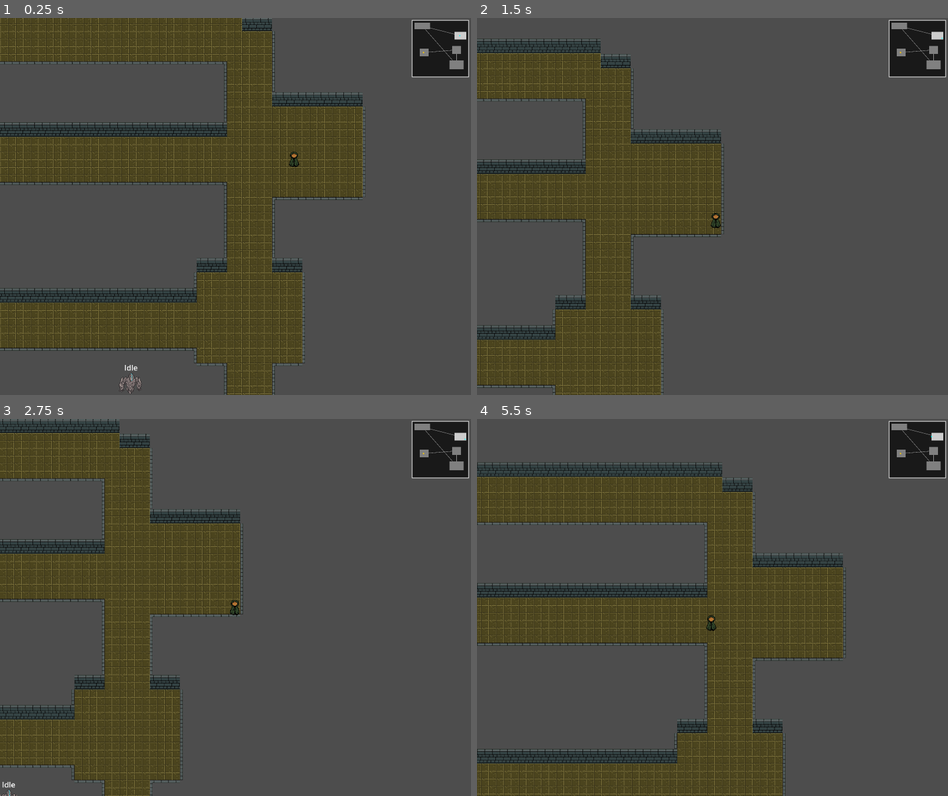
Above: before the commit, frames 1-4 (two rows, left to right).
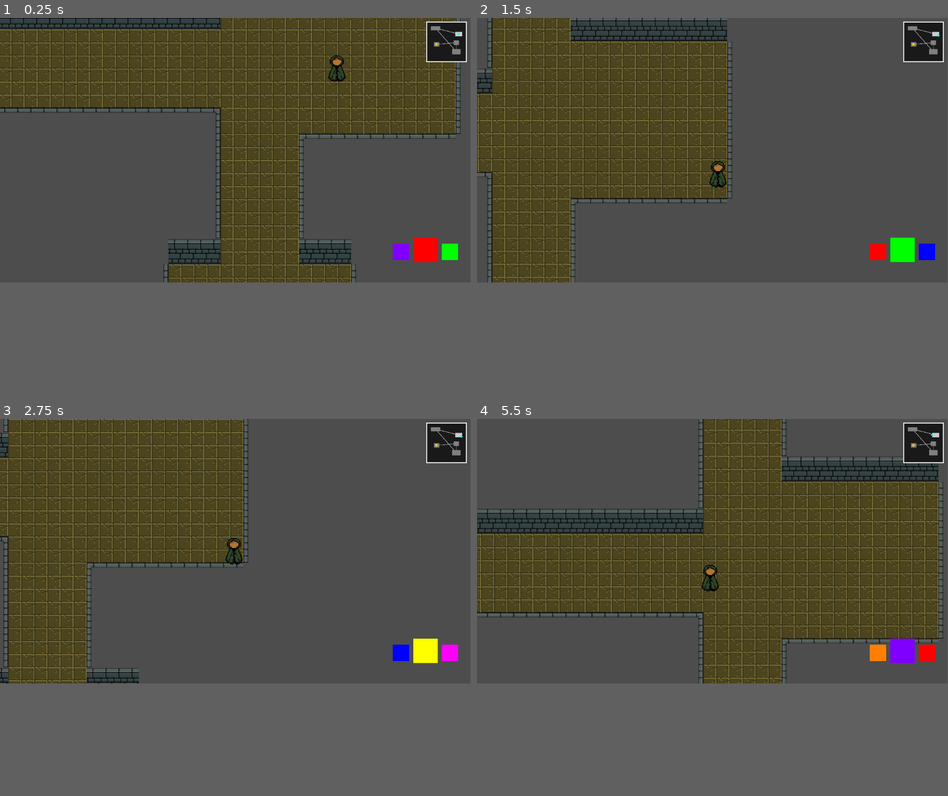
Above: after the commit, the same moments.

Repository: afilipovski/masked-descent
Game: Godot game, scene res://scenes/main.tscn
The game is run twice, just before and just after one commit, with the same random seed, the same clock (stepped at 60 frames per second) and the same inputs.
Inputs:
- Up to frame 1 (0.25 s): no input
- Up to frame 2 (1.5 s): hold D (move_right) 0.53-1.28 s; hold Tab (cycle_mask, bound only after the commit) 0.53-1.28 s; hold S (move_down) from 1.28 s (still down); tap Shift (sprint) at 1.35 s
- Up to frame 3 (2.75 s): tap Tab (cycle_mask, bound only after the commit) at 1.55 s; release S (move_down) at 2.03 s; hold D (move_right) from 2.03 s (still down); hold Tab (cycle_mask, bound only after the commit) from 2.03 s (still down)
- Up to frame 4 (5.5 s): release D (move_right) at 2.78 s; release Tab (cycle_mask, bound only after the commit) at 2.78 s; hold W (move_up) 2.78-3.53 s; tap Tab (cycle_mask, bound only after the commit) at 2.85, 4.35 s; hold Tab (cycle_mask, bound only after the commit) 3.53-4.28 s; hold A (move_left) 3.53-5.03 s; tap Shift (sprint) at 3.6 s; hold S (move_down) from 5.03 s (still down); hold Tab (cycle_mask, bound only after the commit) from 5.03 s (still down)
In our replay, the window is 800x640 before the commit and 799x449 after it. These sizes can differ from the game's own. Grey fills any space a smaller window leaves; there, only what the larger window draws over its background counts as a difference.

The runs differ from the first frame. In frame 1, 48% of the frame differs, in the area x 0-100%, y 0-100%; in frame 2, 36%; in frame 3, 35%; in frame 4, 54%.

Commit message:
Initialize inventory system

Diff:
--- a/constants/inputs.gd
+++ b/constants/inputs.gd
@@ -9,3 +9,4 @@
 const SHOOT_UP = "shoot_up"
 const SHOOT_DOWN = "shoot_down"
 const SPRINT = "sprint"
+const CYCLE_MASK = "cycle_mask"
--- a/project.godot
+++ b/project.godot
@@ -18,11 +18,6 @@
 [global_group]
 
 tilemap=""
-
-[display]
-
-window/size/viewport_width=2000
-window/size/viewport_height=2000
 
 [input]
 
@@ -71,6 +66,31 @@
 "events": [Object(InputEventKey,"resource_local_to_scene":false,"resource_name":"","device":-1,"window_id":0,"alt_press …(195 unchanged characters)…
 ]
 }
+slot_1={
+"deadzone": 0.2,
+"events": [Object(InputEventKey,"resource_local_to_scene":false,"resource_name":"","device":-1,"window_id":0,"alt_pressed":false,"shift_pressed":false,"ctrl_pressed":false,"meta_pressed":false,"pressed":false,"keycode":0,"physical_keycode":49,"key_label":0,"unicode":49,"location":0,"echo":false,"script":null)
+]
+}
+slot_2={
+"deadzone": 0.2,
+"events": [Object(InputEventKey,"resource_local_to_scene":false,"resource_name":"","device":-1,"window_id":0,"alt_pressed":false,"shift_pressed":false,"ctrl_pressed":false,"meta_pressed":false,"pressed":false,"keycode":0,"physical_keycode":50,"key_label":0,"unicode":50,"location":0,"echo":false,"script":null)
+]
+}
+slot_3={
+"deadzone": 0.2,
+"events": [Object(InputEventKey,"resource_local_to_scene":false,"resource_name":"","device":-1,"window_id":0,"alt_pressed":false,"shift_pressed":false,"ctrl_pressed":false,"meta_pressed":false,"pressed":false,"keycode":0,"physical_keycode":51,"key_label":0,"unicode":51,"location":0,"echo":false,"script":null)
+]
+}
+slot_4={
+"deadzone": 0.2,
+"events": [Object(InputEventKey,"resource_local_to_scene":false,"resource_name":"","device":-1,"window_id":0,"alt_pressed":false,"shift_pressed":false,"ctrl_pressed":false,"meta_pressed":false,"pressed":false,"keycode":0,"physical_keycode":52,"key_label":0,"unicode":52,"location":0,"echo":false,"script":null)
+]
+}
+cycle_mask={
+"deadzone": 0.2,
+"events": [Object(InputEventKey,"resource_local_to_scene":false,"resource_name":"","device":-1,"window_id":0,"alt_pressed":false,"shift_pressed":false,"ctrl_pressed":false,"meta_pressed":false,"pressed":false,"keycode":0,"physical_keycode":4194306,"key_label":0,"unicode":0,"location":0,"echo":false,"script":null)
+]
+}
 
 [layer_names]
 
--- a/scenes/main.tscn
+++ b/scenes/main.tscn
@@ -2,6 +2,7 @@
 
 [ext_resource type="Texture2D" uid="uid://dpqgg2x88cm7h" path="res://assets/floor.png" id="1_o6xl0"]
 [ext_resource type="PackedScene" uid="uid://bylwq0ey4uygd" path="res://scenes/ui/minimap.tscn" id="1_tefeu"]
+[ext_resource type="PackedScene" uid="uid://bv8gx3r4k5lna" path="res://scenes/ui/mask_inventory.tscn" id="2_mask_inv"]
 [ext_resource type="Texture2D" uid="uid://b17xn4u5gk3kl" path="res://assets/wall-test.png" id="2_04qyp"]
 [ext_resource type="Texture2D" uid="uid://b0mpuy4m3yxgp" path="res://assets/stairs.jpg" id="3_fws66"]
 [ext_resource type="Texture2D" path="res://assets/wall-n.png" id="4_wall_n"]
@@ -101,6 +102,8 @@
 [node name="Minimap" parent="UI/MarginContainer" unique_id=976864793 instance=ExtResource("1_tefeu")]
 layout_mode = 2
 
+[node name="MaskInventory" parent="UI" instance=ExtResource("2_mask_inv")]
+
 [node name="TileMap" type="TileMap" parent="." unique_id=1103315701 groups=["tilemap"]]
 light_mask = 12
 visibility_layer = 11
--- /dev/null
+++ b/scenes/ui/inventory_ui.tscn
@@ -0,0 +1,44 @@
+[gd_scene format=3 uid="uid://d055ek3v853wt"]
+
+[ext_resource type="Script" path="res://scripts/inventory_ui.gd" id="1_inventory"]
+
+[node name="InventoryUI" type="CanvasLayer" unique_id=1134556183]
+script = ExtResource("1_inventory")
+
+[node name="Container" type="Control" parent="." unique_id=18780580]
+layout_mode = 3
+anchors_preset = 3
+anchor_left = 1.0
+anchor_top = 1.0
+anchor_right = 1.0
+anchor_bottom = 1.0
+offset_left = -180.0
+offset_top = -180.0
+offset_right = -20.0
+offset_bottom = -20.0
+grow_horizontal = 0
+grow_vertical = 0
+
+[node name="PreviousMask" type="Control" parent="Container" unique_id=1066958944]
+layout_mode = 1
+anchors_preset = 0
+offset_left = 10.0
+offset_top = 50.0
+offset_right = 70.0
+offset_bottom = 110.0
+
+[node name="CurrentMask" type="Control" parent="Container" unique_id=877185032]
+layout_mode = 1
+anchors_preset = 0
+offset_left = 55.0
+offset_top = 35.0
+offset_right = 155.0
+offset_bottom = 135.0
+
+[node name="NextMask" type="Control" parent="Container" unique_id=1926088785]
+layout_mode = 1
+anchors_preset = 0
+offset_left = 100.0
+offset_top = 50.0
+offset_right = 160.0
+offset_bottom = 110.0
--- /dev/null
+++ b/scenes/ui/mask_inventory.tscn
@@ -0,0 +1,44 @@
+[gd_scene format=3 uid="uid://bv8gx3r4k5lna"]
+
+[ext_resource type="Script" path="res://scripts/mask_inventory.gd" id="1_mask_inv"]
+
+[node name="MaskInventory" type="CanvasLayer"]
+script = ExtResource("1_mask_inv")
+
+[node name="CarouselContainer" type="Control" parent="."]
+anchors_preset = 3
+anchor_left = 1.0
+anchor_top = 1.0
+anchor_right = 1.0
+anchor_bottom = 1.0
+offset_left = -200.0
+offset_top = -120.0
+offset_right = -20.0
+offset_bottom = -20.0
+grow_horizontal = 0
+grow_vertical = 0
+
+[node name="PreviousMask" type="ColorRect" parent="CarouselContainer"]
+layout_mode = 0
+offset_left = 10.0
+offset_top = 25.0
+offset_right = 50.0
+offset_bottom = 65.0
+color = Color(1, 0, 0, 1)
+
+[node name="NextMask" type="ColorRect" parent="CarouselContainer"]
+layout_mode = 0
+offset_left = 130.0
+offset_top = 25.0
+offset_right = 170.0
+offset_bottom = 65.0
+color = Color(0, 1, 0, 1)
+
+[node name="CurrentMask" type="ColorRect" parent="CarouselContainer"]
+z_index = 1
+layout_mode = 0
+offset_left = 60.0
+offset_top = 10.0
+offset_right = 120.0
+offset_bottom = 70.0
+color = Color(0, 0, 1, 1)
--- /dev/null
+++ b/scripts/mask_inventory.gd
@@ -0,0 +1,58 @@
+extends CanvasLayer
+
+@onready var previous_mask_slot = $CarouselContainer/PreviousMask
+@onready var current_mask_slot = $CarouselContainer/CurrentMask
+@onready var next_mask_slot = $CarouselContainer/NextMask
+
+# Define all available mask colors
+var mask_colors = [
+	Color(1, 0, 0, 1),      # Red
+	Color(0, 1, 0, 1),      # Green
+	Color(0, 0, 1, 1),      # Blue
+	Color(1, 1, 0, 1),      # Yellow
+	Color(1, 0, 1, 1),      # Magenta
+	Color(0, 1, 1, 1),      # Cyan
+	Color(1, 0.5, 0, 1),    # Orange
+	Color(0.5, 0, 1, 1)     # Purple
+]
+
+var current_mask_index = 0
+
+signal mask_changed(mask_index: int)
+
+func _ready():
+	_update_carousel_display()
+
+
+func _input(event):
+	if event.is_action_pressed("cycle_mask"):
+		cycle_to_next_mask()
+
+
+func cycle_to_next_mask():
+	if mask_colors.size() == 0:
+		return
+
+	current_mask_index = (current_mask_index + 1) % mask_colors.size()
+	_update_carousel_display()
+	mask_changed.emit(current_mask_index)
+
+	print("Switched to mask: ", current_mask_index)
+
+
+func _update_carousel_display():
+	if mask_colors.size() == 0:
+		return
+
+	# Calculate indices for previous and next masks (wrap around)
+	var previous_index = (current_mask_index - 1 + mask_colors.size()) % mask_colors.size()
+	var next_index = (current_mask_index + 1) % mask_colors.size()
+
+	# Update colors
+	current_mask_slot.color = mask_colors[current_mask_index]
+	previous_mask_slot.color = mask_colors[previous_index]
+	next_mask_slot.color = mask_colors[next_index]
+
+
+func get_current_mask_index() -> int:
+	return current_mask_index
Not shown, added: assets/enemies/dwarf_animated.png.import
Not shown, added: assets/swoosh.png.import
Not shown, added: scripts/mask_inventory.gd.uid
